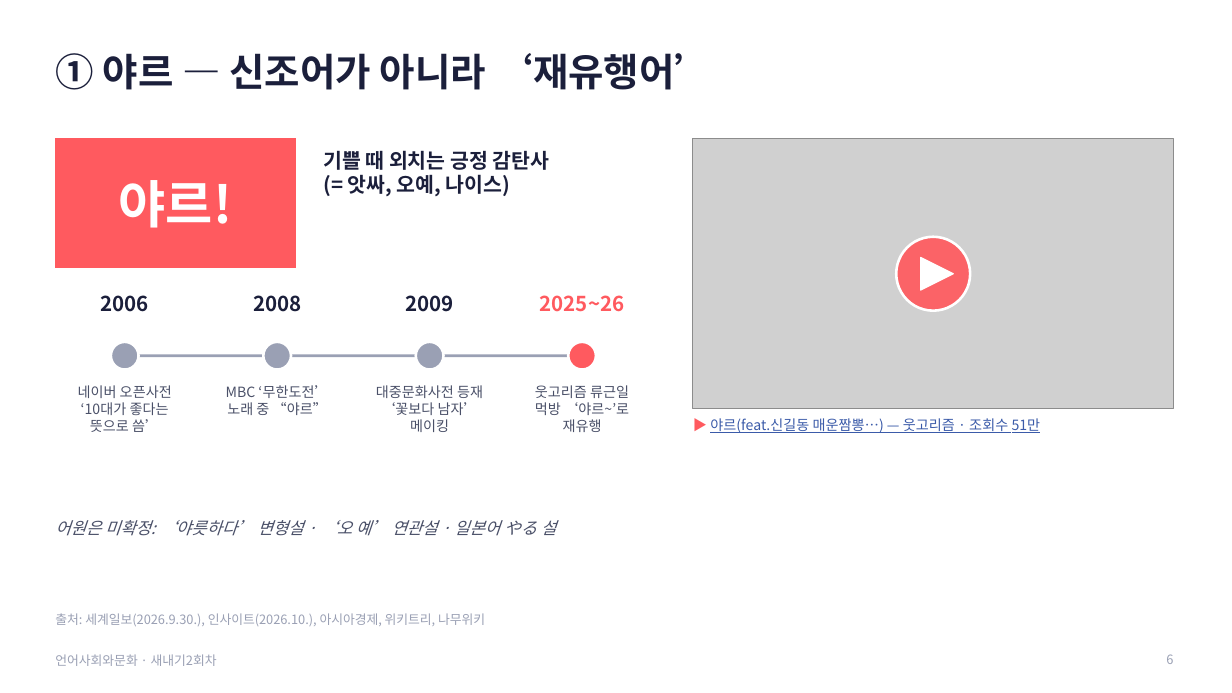
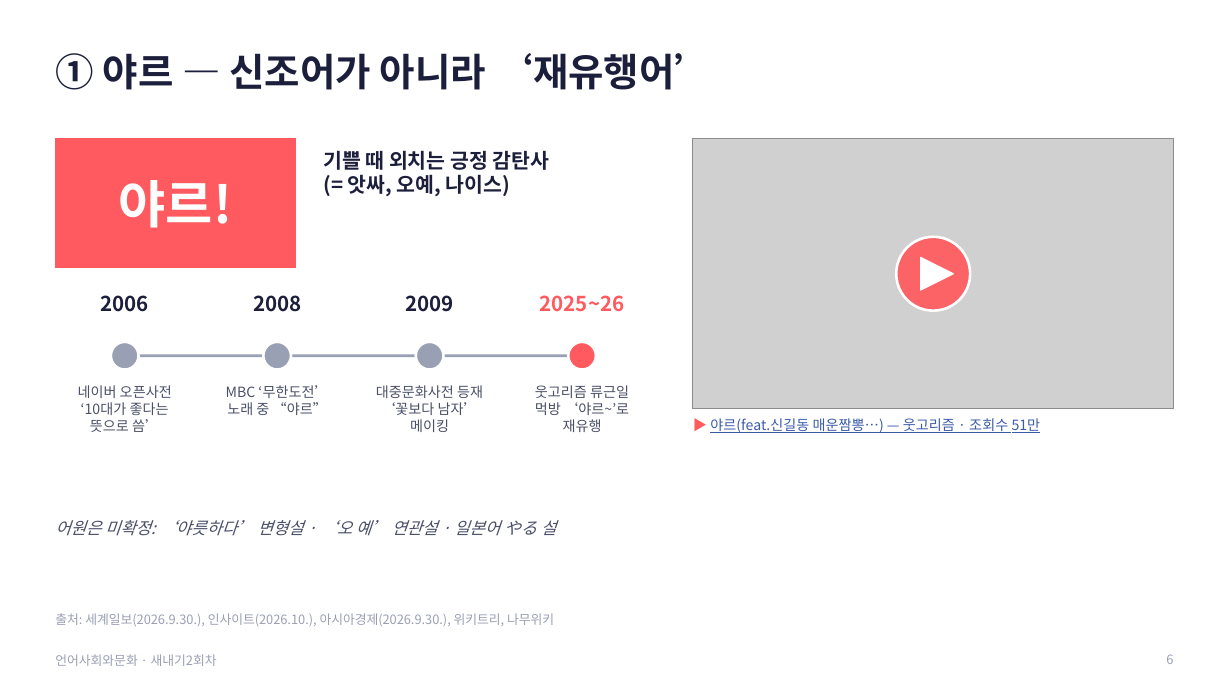
Before and after one commit to junseok7-cpu/hello, a slide deck: slide 6 of report/언어사회와문화_발표_새내기2회차.pptx. Drawn at 1232x693 pixels with LibreOffice and Linux fonts; fonts in the diff are those of the drawing; grey boxes stand for pictures. Boxes give left, top, right and bottom in pixels: in the first picture for what was removed or moved away, otherwise in the second. Text is boxed around its words. In the diff, an @@ line names an element or a change of style, - is before the commit and + after.

```diff
--- a/report/언어사회와문화_발표_새내기2회차.pptx
+++ b/report/언어사회와문화_발표_새내기2회차.pptx
@@ text at <box>55,613,554,626</box>: text changed @@
-출처: 세계일보(2026.9.30.), 인사이트(2026.10.), 아시아경제, 위키트리, 나무위키
+출처: 세계일보(2026.9.30.), 인사이트(2026.10.), 아시아경제(2026.9.30.), 위키트리, 나무위키
```
Also in this commit, not shown: 10 other slides changed, 1 slide added, 2 other files.
